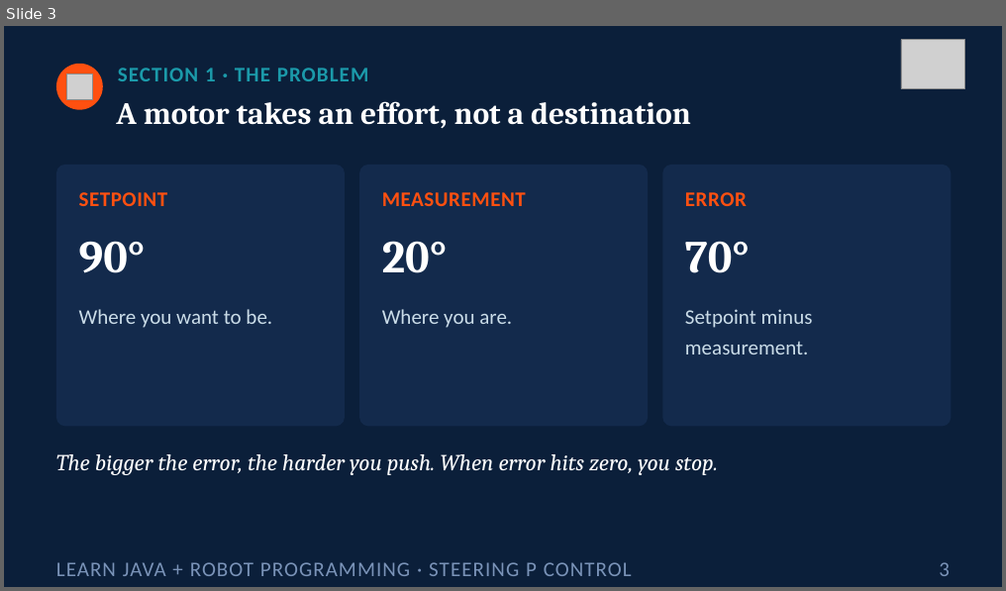
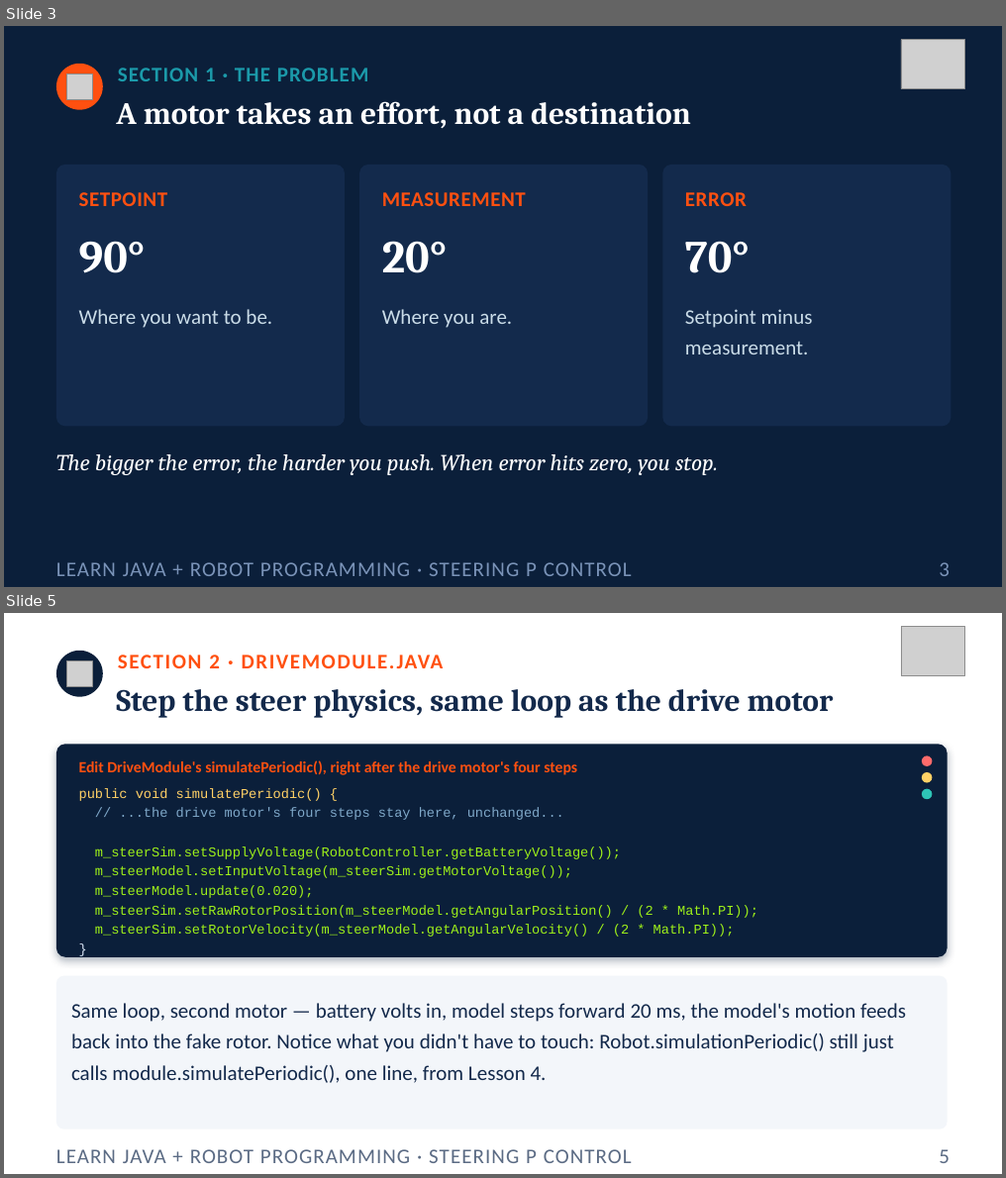
Before and after one commit to FRC5010/BasicRobotLessons, a slide deck: docs/presentations/v3/05-steering-p-control.pptx. Shown one above the other, each under a label of ours: slide 3 before the commit, slides 3 and 5 after it; the slides between them are not shown. The pictures are 1006x591 and 1006x1178 pixels, drawn with LibreOffice and Linux fonts; fonts in the diff are those of the drawing; grey boxes stand for pictures. Boxes give left, top, right and bottom in pixels: in the first picture for what was removed or moved away, otherwise in the second. Text is boxed around its words. In the diff, an @@ line names an element or a change of style, - is before the commit and + after.

```diff
--- a/docs/presentations/v3/05-steering-p-control.pptx
+++ b/docs/presentations/v3/05-steering-p-control.pptx
@@ slide 5 added at <box>4,613,1002,1174</box>, background #FFFFFF @@
@@ picture added at <box>901,627,964,676</box> @@
@@ ellipse added at <box>56,651,103,697</box>, fill #0B1F3A @@
@@ picture added at <box>67,661,92,686</box> @@
@@ text added at <box>118,655,444,668</box>, 20 pt, text #FF5010, bold @@
+SECTION 2 · DRIVEMODULE.JAVA
@@ text added at <box>116,689,834,718</box>, 30 pt, text #13294B, bold @@
+Step the steer physics, same loop as the drive motor
@@ rounded rectangle added at <box>56,744,947,958</box>, fill #0B1F3A @@
@@ text added at <box>79,761,577,775</box>, 15 pt, text #FF5010, bold @@
+Edit DriveModule's simulatePeriodic(), right after the drive motor's four steps
@@ ellipse added at <box>922,756,933,766</box>, fill #FF6B6B @@
@@ text added at <box>79,788,758,937</box>, 13 pt, text #9EF01A @@
+public void simulatePeriodic() {
+// ...the drive motor's four steps stay here, unchanged...
+m_steerSim.setSupplyVoltage(RobotController.getBatteryVoltage());
+m_steerModel.setInputVoltage(m_steerSim.getMotorVoltage());
+m_steerModel.update(0.020);
+m_steerSim.setRawRotorPosition(m_steerModel.getAngularPosition() / (2 * Math.PI));
+m_steerSim.setRotorVelocity(m_steerModel.getAngularVelocity() / (2 * Math.PI));
+}
@@ ellipse added at <box>922,772,933,783</box>, fill #FFD166 @@
@@ ellipse added at <box>922,789,933,799</box>, fill #2EC4B6 @@
@@ rounded rectangle added at <box>56,976,947,1130</box>, fill #F3F6FA @@
@@ text added at <box>71,1003,906,1083</box>, 20 pt, text #13294B @@
+Same loop, second motor — battery volts in, model steps forward 20 ms, the model's motion feeds back into the fake rotor. Notice what you didn't have to touch: Robot.simulationPeriodic() still just calls module.simulatePeriodic(), one line, from Lesson 4.
@@ text added at <box>56,1150,632,1163</box>, 20 pt, text #5B6B84 @@
+LEARN JAVA + ROBOT PROGRAMMING · STEERING P CONTROL
@@ text added at <box>939,1150,949,1163</box>, 20 pt, text #5B6B84 @@
+5
```
Also in this commit, not shown: 10 slides changed, 4 other slides added, 7 other files.
